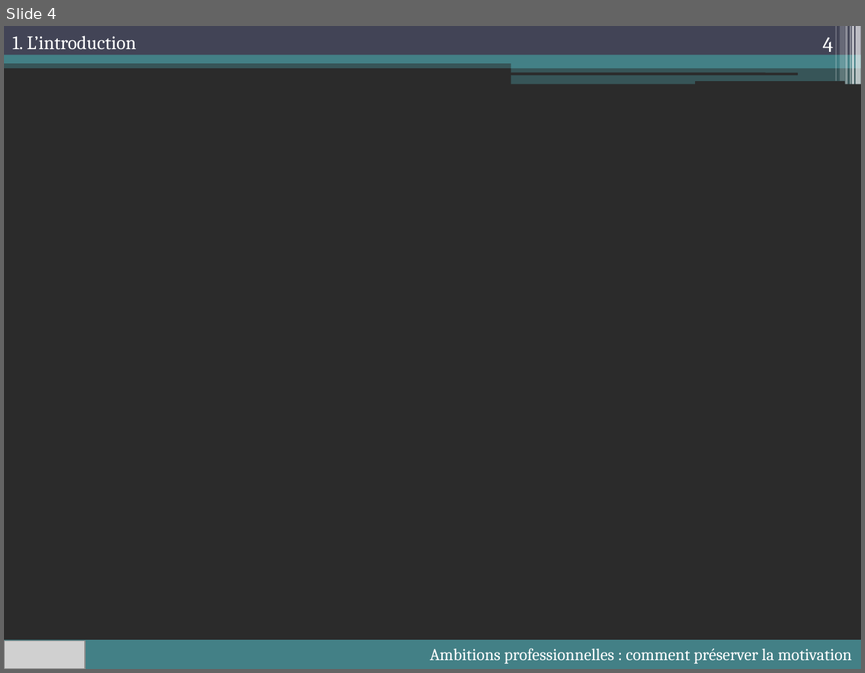
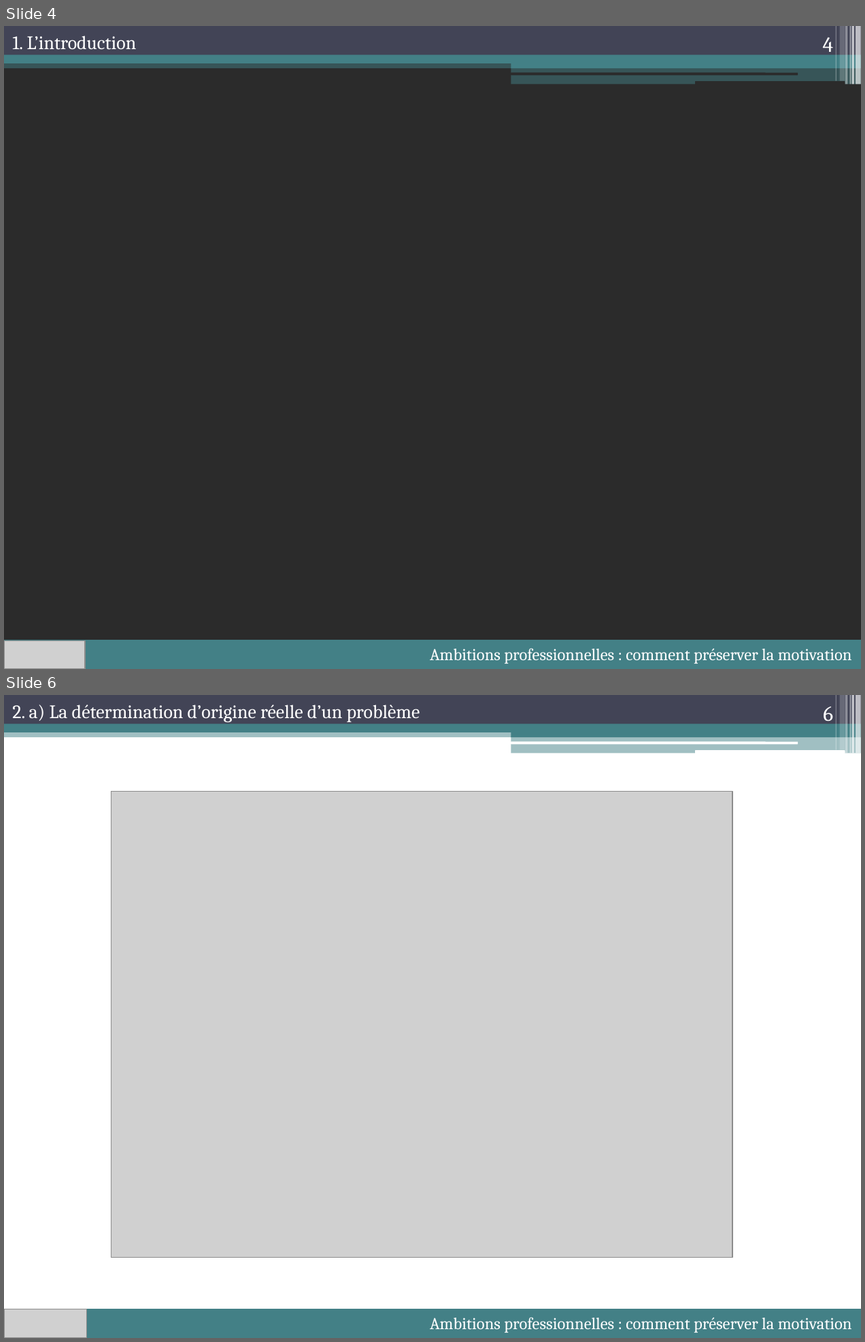
Before and after one commit to lioubouchkin/soutenance, a slide deck: Soutenance.pptx. Shown one above the other, each under a label of ours: slide 4 before the commit, slides 4 and 6 after it; the slides between them are not shown. The pictures are 865x673 and 865x1342 pixels, drawn with LibreOffice and Linux fonts; fonts in the diff are those of the drawing; grey boxes stand for pictures; background and template pictures are left out; a plain dark background stands for a picture behind light text. Boxes give left, top, right and bottom in pixels: in the first picture for what was removed or moved away, otherwise in the second. Text is boxed around its words. In the diff, an @@ line names an element or a change of style, - is before the commit and + after.

```diff
--- a/Soutenance.pptx
+++ b/Soutenance.pptx
@@ slide 6 added at (4, 695, 861, 1338), background #FFFFFF; not listed: 13 template elements that a slide beside it also shows @@
@@ text added at (12, 705, 420, 722), 16 pt, text #FFFFFF @@
+2. a) La détermination d’origine réelle d’un problème
@@ page number added at (823, 707, 833, 726), 18 pt, text #FFFFFF @@
+6
@@ picture added at (111, 791, 732, 1257) @@
@@ rectangle added at (4, 1308, 861, 1338), fill #438086, 14 pt, text #FFFFFF @@
+Ambitions professionnelles : comment préserver la motivation
@@ picture added at (4, 1309, 87, 1338) @@
```
Also in this commit, not shown: 5 other slides added, 1 slide removed, 11 other files.
